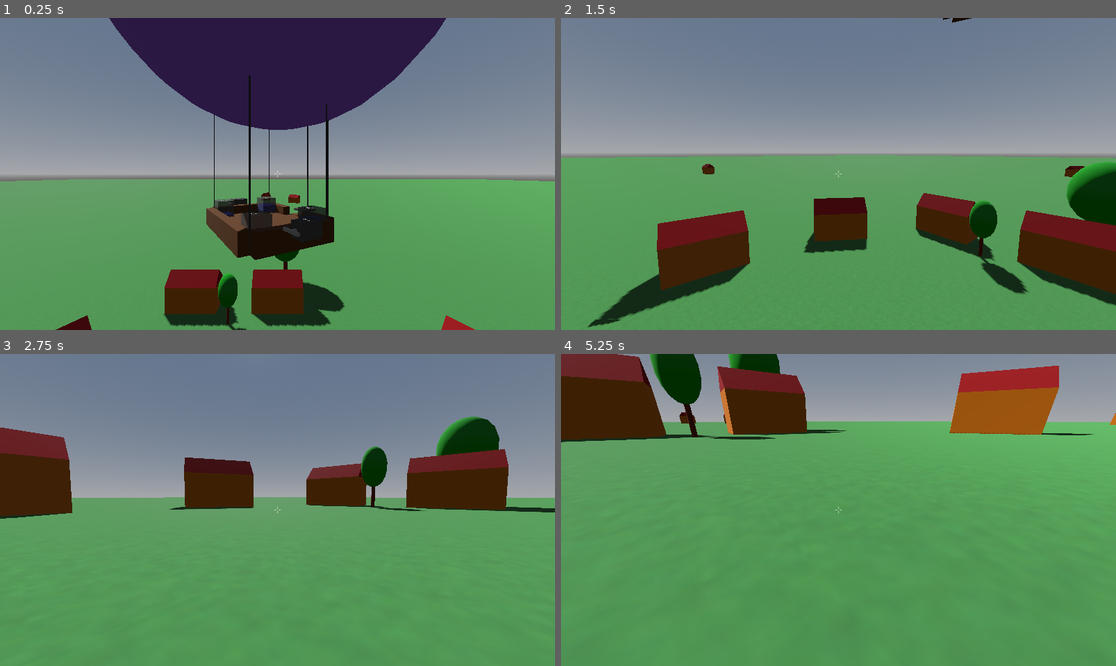
Above: before the commit, frames 1-4 (two rows, left to right).
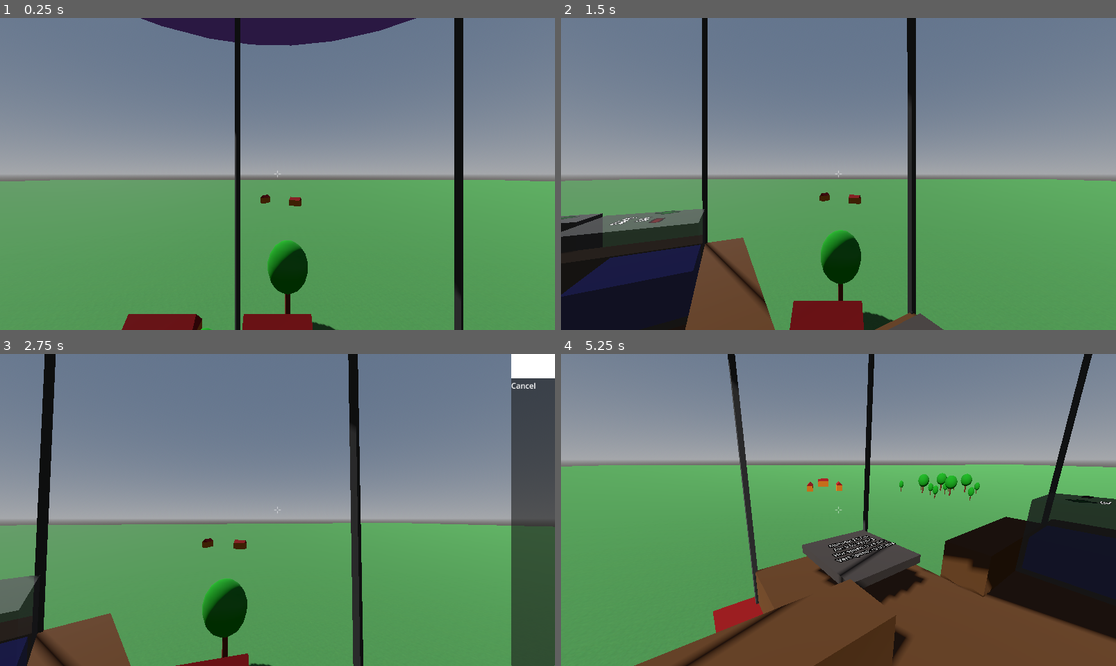
Above: after the commit, the same moments.

Repository: jmdejong/airships
Game: Godot game, scene res://scenes/world.tscn
The game is run twice, just before and just after one commit, with the same random seed, the same clock (stepped at 60 frames per second) and the same inputs.
Inputs (mouse positions are in pixels of both pictures, inside the frame that each line leads up to):
- Up to frame 1 (0.25 s): no input
- Up to frame 2 (1.5 s): move the mouse to (960, 158) at 0.52 s; hold D (right) 0.53-1.28 s; click (960, 158) at 0.6 s; tap B (toggle_build, bound only after the commit) at 0.8, 1.35 s; move the mouse to (810, 174) at 1.27 s; hold W (forwards) from 1.28 s (still down)
- Up to frame 3 (2.75 s): keep holding W (forwards); click (249, 510) at 1.55 s; move the mouse to (288, 503) at 2.02 s; click (288, 503) at 2.1 s; tap B (toggle_build, bound only after the commit) at 2.3 s
- Up to frame 4 (5.25 s): move the mouse to (832, 516) at 2.77 s; tap Shift (sprint) at 2.85 s; click (832, 516) at 3.05 s; move the mouse to (877, 513) at 3.52 s; tap G (toggle_gravity) at 3.6 s; click (877, 513) at 3.67 s; tap B (toggle_build, bound only after the commit) at 3.8, 4.35 s; tap Escape (escape) at 4.15 s; move the mouse to (672, 463) at 4.27 s; release W (forwards) at 4.28 s; hold A (left) 4.28-5.03 s; click (672, 463) at 4.55 s; right-click (672, 463) at 4.9 s; move the mouse to (844, 510) at 5.02 s; hold W (forwards) from 5.03 s (still down); click (844, 510) at 5.1 s

The runs differ from the first frame. In frame 1, 24% of the frame differs, in the area x 2-98%, y 0-100%; in frame 2, 34%; in frame 3, 33%; in frame 4, 61%, in the area x 0-100%, y 0-100%.
Error after the commit: Attempt to call function 'get_collider' in base 'null instance' on a null instance. (res://code/player.gd:110)

Commit message:
preview building

Diff:
--- a/code/airship.gd
+++ b/code/airship.gd
@@ -35,3 +35,9 @@
 	for force: Force in forces:
 		var global_force: Force = force.transformed(global_transform)
 		apply_force(global_force.direction, global_force.pos - global_position)
+
+func build_target() -> bool:
+	return true
+
+#func component_at(pos: Vector3) -> Node3d:
+	#$Component.component_at(pos)
--- /dev/null
+++ b/code/build_menu.gd
@@ -0,0 +1,6 @@
+extends PanelContainer
+
+
+func _on_gui_input(event: InputEvent) -> void:
+	if event is InputEventMouseButton and event.pressed and event.button_index == 1:
+		pass
--- /dev/null
+++ b/code/build_tab.gd
@@ -0,0 +1,4 @@
+extends CanvasLayer
+
+
+signal select_build(component: Component)
--- /dev/null
+++ b/code/component.gd
@@ -0,0 +1,30 @@
+class_name Component
+extends Object
+
+var scene: PackedScene
+var preview: PackedScene
+
+func _init(scene: PackedScene, preview: PackedScene):
+	self.scene = scene
+	self.preview = preview
+
+enum ComponentType { Woodblock }
+
+static var WoodBlock: Component = Component.new(
+	preload("res://scenes/components/woodblock.tscn"),
+	preload("res://scenes/previews/woodblock.tscn")
+)
+
+static var components: Dictionary[ComponentType, Component] = {
+	ComponentType.Woodblock: WoodBlock
+}
+
+static func from_type(typ: ComponentType):
+	return components[typ]
+
+func snap_point(collision_point: Vector3, collision_vector: Vector3) -> Vector3:
+	return Vector3(
+		collision_point.x if collision_vector.x >= 0 else collision_point.x - 0.5,
+		collision_point.y if collision_vector.y >= 0 else collision_point.y - 0.5,
+		collision_point.z if collision_vector.z >= 0 else collision_point.z - 0.5
+	)
--- a/code/components/ballast.gd
+++ b/code/components/ballast.gd
@@ -27,12 +27,10 @@
 
 func _on_less_pressed() -> void:
 	filling = max(filling - step, 0.0)
-	prints("Dropping ballast", mass())
 
 
 func _on_more_pressed() -> void:
 	filling = min(filling + step, 1.0)
-	prints("Filling ballast", mass())
 
 func shapes() -> Array[CollisionShape3D]:
 	var s: Array[CollisionShape3D] = []
--- a/code/components/composite.gd
+++ b/code/components/composite.gd
@@ -8,6 +8,7 @@
 var _center_of_volume: Vector3
 var _shapes: Array[CollisionShape3D]
 var _forces: Array[Force]
+var component_cells: Dictionary[Vector2, Node3D]
 
 func _ready() -> void:
 	for child in get_children():
@@ -21,6 +22,7 @@
 	_center_of_volume = Vector3(0, 0, 0)
 	_shapes = []
 	_forces = []
+	#component_cells +=
 	for component in get_children():
 		var m: float = component.mass()
 		var v: float = component.displaced_volume()
--- a/code/components/status_panel.gd
+++ b/code/components/status_panel.gd
@@ -7,7 +7,7 @@
 func _physics_process(delta: float) -> void:
 	var velocity = (global_position - previous_position) / delta
 	previous_position = global_position
-	%Dashboard.text = "Altitude: %4.1f m\nAir: %2.2f kg/m^3\nHor speed: %2.2f m/s\nVert speed: %2.2f m/s" % [
+	%Dashboard.text = "Altitude: %4.1f m\nAir: %2.2f kg/m^3\nHor speed: %2.2f m/s\nVert speed: %+2.2f m/s" % [
 		global_position.y,
 		 Atmosphere.air_density($%Dashboard.global_position.y),
 		Vector2(velocity.x, velocity.z).length(),
--- a/code/player.gd
+++ b/code/player.gd
@@ -6,6 +6,25 @@
 const jump_speed: float = 10
 
 var gravity_enabled: bool = true
+
+enum MouseMode {Unfocused, Play, Select, Build}
+var build_component: Component = null
+
+var mouse_mode: MouseMode = MouseMode.Unfocused:
+	set(value):
+		mouse_mode = value
+		if value == MouseMode.Unfocused or value == MouseMode.Select:
+			Input.mouse_mode = Input.MOUSE_MODE_VISIBLE
+		else:
+			Input.mouse_mode = Input.MOUSE_MODE_CAPTURED
+		$BuildTab.visible = mouse_mode == MouseMode.Select
+		%BuildPreview.visible = mouse_mode == MouseMode.Build
+
+var build_mode: bool = false:
+	set(value):
+		build_mode = value
+		$BuildTab.visible = build_mode
+
 
 signal viewpoint_changed(pos: Vector3)
 
@@ -33,33 +52,68 @@
 
 	viewpoint_changed.emit(position)
 
-func _input(event: InputEvent):
+func _unhandled_input(event: InputEvent):
 	if Input.is_action_just_pressed("toggle_gravity"):
 		gravity_enabled = !gravity_enabled
 
+	if Input.is_action_just_pressed("toggle_build"):
+		if mouse_mode == MouseMode.Select:
+			mouse_mode = MouseMode.Play
+		else:
+			mouse_mode = MouseMode.Select
+
 	# Capturing/Freeing the cursor
 	if Input.is_action_just_pressed("escape"):
-		Input.mouse_mode = Input.MOUSE_MODE_VISIBLE
+		mouse_mode = MouseMode.Unfocused
 	if Input.is_action_just_pressed("click"):
-		if Input.mouse_mode == Input.MOUSE_MODE_CAPTURED:
+		if mouse_mode == MouseMode.Play:
 			try_press()
+		elif mouse_mode == MouseMode.Build:
+			pass
 		else:
-			Input.mouse_mode = Input.MOUSE_MODE_CAPTURED
+			mouse_mode = MouseMode.Play
+	if Input.is_action_just_pressed("cancel_click"):
+		mouse_mode = MouseMode.Play
 
 	if event is InputEventMouseMotion and Input.mouse_mode == Input.MOUSE_MODE_CAPTURED:
 		$Head.rotation.x = clamp($Head.rotation.x - event.relative.y * MOUSE_SENSITIVITY, -PI/2, PI/2)
 		rotate_y(-event.relative.x * MOUSE_SENSITIVITY)
 
 
-func _process(delta: float) -> void:
-	var collider = %Eyecast.get_collider()
-	if collider != null and collider.has_method("mouseover_description"):
+func _process(_delta: float) -> void:
+	try_interact()
+	try_build()
+
+func try_interact() -> void:
+	var collider = %EyeCast.get_collider()
+	if collider != null and collider.has_method("mouseover_description") and mouse_mode == MouseMode.Play:
 		%Tooltip.text = collider.mouseover_description()
 		%Tooltip.visible = true
 	else:
 		%Tooltip.visible = false
+func try_build() -> void:
+	var collider = %BuildCast.get_collider()
+	if collider != null and collider.has_method("build_target") and mouse_mode == MouseMode.Build:
+		%BuildPreview.global_rotation = collider.global_rotation
+		var p: Vector3 = collider.to_local(%BuildCast.get_collision_point())
+
+		var cpos: Vector3 = (collider.to_local(%BuildCast.get_collision_point() + %BuildCast.get_collision_normal() * 0.25) / 0.5).floor() * 0.5
+		%BuildPreview.global_position = collider.to_global(cpos)
+
+
+
+	else:
+		%BuildPreview.global_rotation = Vector3.ZERO
+		%BuildPreview.position = Vector3(0, 0, -2)
 
 func try_press() -> void:
 	var collider = %Eyecast.get_collider()
 	if collider != null and collider.has_method("press"):
 		collider.press()
+
+
+func _on_build_tab_select_build(component: Component) -> void:
+	build_component = component
+	mouse_mode = MouseMode.Build
+	var preview: Node = component.preview.instantiate()
+	%BuildPreview.add_child(preview)
--- /dev/null
+++ b/code/select_build.gd
@@ -0,0 +1,7 @@
+extends Control
+
+@export var component: Component.ComponentType
+
+func _on_gui_input(event: InputEvent) -> void:
+	if event is InputEventMouseButton and event.pressed and event.button_index == 1:
+		get_owner().select_build.emit(Component.from_type(component))
--- a/project.godot
+++ b/project.godot
@@ -76,9 +76,21 @@
 , Object(InputEventKey,"resource_local_to_scene":false,"resource_name":"","device":-1,"window_id":0,"alt_pressed":false …(183 unchanged characters)…
 ]
 }
+toggle_build={
+"deadzone": 0.2,
+"events": [Object(InputEventKey,"resource_local_to_scene":false,"resource_name":"","device":-1,"window_id":0,"alt_pressed":false,"shift_pressed":false,"ctrl_pressed":false,"meta_pressed":false,"pressed":false,"keycode":0,"physical_keycode":66,"key_label":0,"unicode":98,"location":0,"echo":false,"script":null)
+, Object(InputEventKey,"resource_local_to_scene":false,"resource_name":"","device":-1,"window_id":0,"alt_pressed":false,"shift_pressed":false,"ctrl_pressed":false,"meta_pressed":false,"pressed":false,"keycode":0,"physical_keycode":4194306,"key_label":0,"unicode":0,"location":0,"echo":false,"script":null)
+]
+}
+cancel_click={
+"deadzone": 0.2,
+"events": [Object(InputEventMouseButton,"resource_local_to_scene":false,"resource_name":"","device":-1,"window_id":0,"alt_pressed":false,"shift_pressed":false,"ctrl_pressed":false,"meta_pressed":false,"button_mask":2,"position":Vector2(362, 3),"global_position":Vector2(371, 51),"factor":1.0,"button_index":2,"canceled":false,"pressed":true,"double_click":false,"script":null)
+]
+}
 
 [layer_names]
 
+3d_physics/layer_7="BuildAttach"
 3d_physics/layer_8="clickable"
 3d_physics/layer_16="Layer 16"
 
--- a/scenes/airship.tscn
+++ b/scenes/airship.tscn
@@ -9,6 +9,7 @@
 [ext_resource type="PackedScene" uid="uid://y3r5symbcup6" path="res://scenes/components/ballast.tscn" id="7_gy0ok"]
 [ext_resource type="PackedScene" uid="uid://b5dw13s3ysqsr" path="res://scenes/components/status_panel.tscn" id="8_iu160"]
 [ext_resource type="PackedScene" uid="uid://ffgia4xpcrqh" path="res://scenes/components/composite.tscn" id="9_17pty"]
+[ext_resource type="PackedScene" uid="uid://b77yk6svjkh0k" path="res://scenes/components/woodblock.tscn" id="10_vgcyv"]
 
 [sub_resource type="CylinderMesh" id="CylinderMesh_gy0ok"]
 
@@ -18,6 +19,7 @@
 size = Vector3(20, 27, 20)
 
 [node name="Airship" type="RigidBody3D"]
+collision_layer = 193
 mass = 0.001
 center_of_mass_mode = 1
 linear_damp = 5.0
@@ -125,6 +127,9 @@
 [node name="Cable6" parent="Components/Rigging" instance=ExtResource("5_kamen")]
 transform = Transform3D(1, 0, 0, 0, 1, 0, 0, 0, 1, -3, 0, -3)
 
+[node name="Woodblock" parent="Components" instance=ExtResource("10_vgcyv")]
+transform = Transform3D(1, 0, 0, 0, 1, 0, 0, 0, 1, 1, 0.5, -1)
+
 [node name="CenterOfMassMarker" type="MeshInstance3D" parent="."]
 visible = false
 mesh = SubResource("CylinderMesh_gy0ok")
--- /dev/null
+++ b/scenes/build_tab.tscn
@@ -0,0 +1,33 @@
+[gd_scene load_steps=3 format=3 uid="uid://yrqwva1k2mo1"]
+
+[ext_resource type="Script" uid="uid://cfsxknagvrr2v" path="res://code/build_tab.gd" id="1_h025f"]
+[ext_resource type="Script" uid="uid://bwgdnm1xngtk0" path="res://code/select_build.gd" id="3_0pqg7"]
+
+[node name="BuildTab" type="CanvasLayer"]
+visible = false
+script = ExtResource("1_h025f")
+
+[node name="PanelContainer" type="PanelContainer" parent="."]
+anchors_preset = 11
+anchor_left = 1.0
+anchor_right = 1.0
+anchor_bottom = 1.0
+offset_left = -91.0
+grow_horizontal = 0
+grow_vertical = 2
+
+[node name="VBoxContainer" type="VBoxContainer" parent="PanelContainer"]
+layout_mode = 2
+
+[node name="Woodblock" type="ColorRect" parent="PanelContainer/VBoxContainer"]
+custom_minimum_size = Vector2(50, 50)
+layout_mode = 2
+script = ExtResource("3_0pqg7")
+component = null
+
+[node name="Cancel" type="Label" parent="PanelContainer/VBoxContainer"]
+layout_mode = 2
+text = "Cancel
+"
+
+[connection signal="gui_input" from="PanelContainer/VBoxContainer/Woodblock" to="PanelContainer/VBoxContainer/Woodblock" method="_on_gui_input"]
--- /dev/null
+++ b/scenes/components/woodblock.tscn
@@ -0,0 +1,25 @@
+[gd_scene load_steps=5 format=3 uid="uid://b77yk6svjkh0k"]
+
+[ext_resource type="Script" uid="uid://cv4oa72xgm6qh" path="res://code/components/box_component.gd" id="1_dyvjv"]
+[ext_resource type="Material" uid="uid://bev5qvka8ffsn" path="res://materials/ship_wood.tres" id="2_pjy7c"]
+
+[sub_resource type="BoxShape3D" id="BoxShape3D_3qy7f"]
+size = Vector3(0.5, 0.5, 0.5)
+
+[sub_resource type="BoxMesh" id="BoxMesh_g6i7b"]
+size = Vector3(0.5, 0.5, 0.5)
+
+[node name="Woodblock" type="Node3D"]
+script = ExtResource("1_dyvjv")
+
+[node name="CollisionShape3D" type="CollisionShape3D" parent="."]
+transform = Transform3D(1, 0, 0, 0, 1, 0, 0, 0, 1, 0.25, 0.25, 0.25)
+shape = SubResource("BoxShape3D_3qy7f")
+
+[node name="MeshInstance3D" type="MeshInstance3D" parent="."]
+transform = Transform3D(1, 0, 0, 0, 1, 0, 0, 0, 1, 0.25, 0.25, 0.25)
+mesh = SubResource("BoxMesh_g6i7b")
+surface_material_override/0 = ExtResource("2_pjy7c")
+
+[node name="CenterOfMass" type="Node3D" parent="."]
+transform = Transform3D(1, 0, 0, 0, 1, 0, 0, 0, 1, 0.25, 0.25, 0.25)
--- a/scenes/player.tscn
+++ b/scenes/player.tscn
@@ -1,6 +1,7 @@
-[gd_scene load_steps=5 format=3 uid="uid://xt6mcv6w5ri5"]
+[gd_scene load_steps=6 format=3 uid="uid://xt6mcv6w5ri5"]
 
 [ext_resource type="Script" uid="uid://pwyriqsixxyi" path="res://code/player.gd" id="1_3vyb7"]
+[ext_resource type="PackedScene" uid="uid://yrqwva1k2mo1" path="res://scenes/build_tab.tscn" id="3_dqkch"]
 [ext_resource type="Texture2D" uid="uid://dtiu5fu6b3v3b" path="res://textures/ui/crosshair.png" id="3_qhqgy"]
 
 [sub_resource type="CapsuleShape3D" id="CapsuleShape3D_u8vuu"]
@@ -24,11 +25,22 @@
 
 [node name="Camera3D" type="Camera3D" parent="Head"]
 
-[node name="Eyecast" type="RayCast3D" parent="Head"]
+[node name="EyeCast" type="RayCast3D" parent="Head"]
 unique_name_in_owner = true
 target_position = Vector3(0, 0, -4)
 collision_mask = 128
 collide_with_areas = true
+
+[node name="BuildCast" type="RayCast3D" parent="Head"]
+unique_name_in_owner = true
+target_position = Vector3(0, 0, -4)
+collision_mask = 64
+collide_with_areas = true
+
+[node name="BuildPreview" type="Node3D" parent="Head"]
+unique_name_in_owner = true
+transform = Transform3D(1, 0, 0, 0, 1, 0, 0, 0, 1, 0, 0, -2)
+visible = false
 
 [node name="Crosshair" type="CenterContainer" parent="."]
 anchors_preset = 8
@@ -68,3 +80,7 @@
 text = "Tooltip"
 label_settings = SubResource("LabelSettings_g2els")
 horizontal_alignment = 1
+
+[node name="BuildTab" parent="." instance=ExtResource("3_dqkch")]
+
+[connection signal="select_build" from="BuildTab" to="." method="_on_build_tab_select_build"]
--- /dev/null
+++ b/scenes/previews/woodblock.tscn
@@ -0,0 +1,15 @@
+[gd_scene load_steps=3 format=3 uid="uid://dt2l34ey576cd"]
+
+[sub_resource type="BoxMesh" id="BoxMesh_6v37h"]
+size = Vector3(0.5, 0.5, 0.5)
+
+[sub_resource type="StandardMaterial3D" id="StandardMaterial3D_6v37h"]
+transparency = 1
+albedo_color = Color(0.533333, 0.533333, 1, 0.533333)
+
+[node name="Woodblock" type="Node3D"]
+
+[node name="MeshInstance3D" type="MeshInstance3D" parent="."]
+transform = Transform3D(1, 0, 0, 0, 1, 0, 0, 0, 1, 0.25, 0.25, 0.25)
+mesh = SubResource("BoxMesh_6v37h")
+surface_material_override/0 = SubResource("StandardMaterial3D_6v37h")
--- a/scenes/world.tscn
+++ b/scenes/world.tscn
@@ -28,7 +28,7 @@
 shadow_enabled = true
 
 [node name="Player" parent="." instance=ExtResource("2_rwgxs")]
-transform = Transform3D(-4.37114e-08, 0, 1, 0, 1, 0, -1, 0, -4.37114e-08, 12, 26, 0)
+transform = Transform3D(-4.37114e-08, 0, 1, 0, 1, 0, -1, 0, -4.37114e-08, 0, 27, 0)
 
 [node name="Airship" parent="." instance=ExtResource("3_4wyf3")]
 transform = Transform3D(-0.5, 0, 0.866025, 0, 1, 0, -0.866025, 0, -0.5, 0, 24, 0)
Not shown, added: code/build_menu.gd.uid
Not shown, added: code/build_tab.gd.uid
Not shown, added: code/component.gd.uid
Not shown, added: code/select_build.gd.uid
Not shown: 1 places in scenes/airship.tscn that only renumber resources
